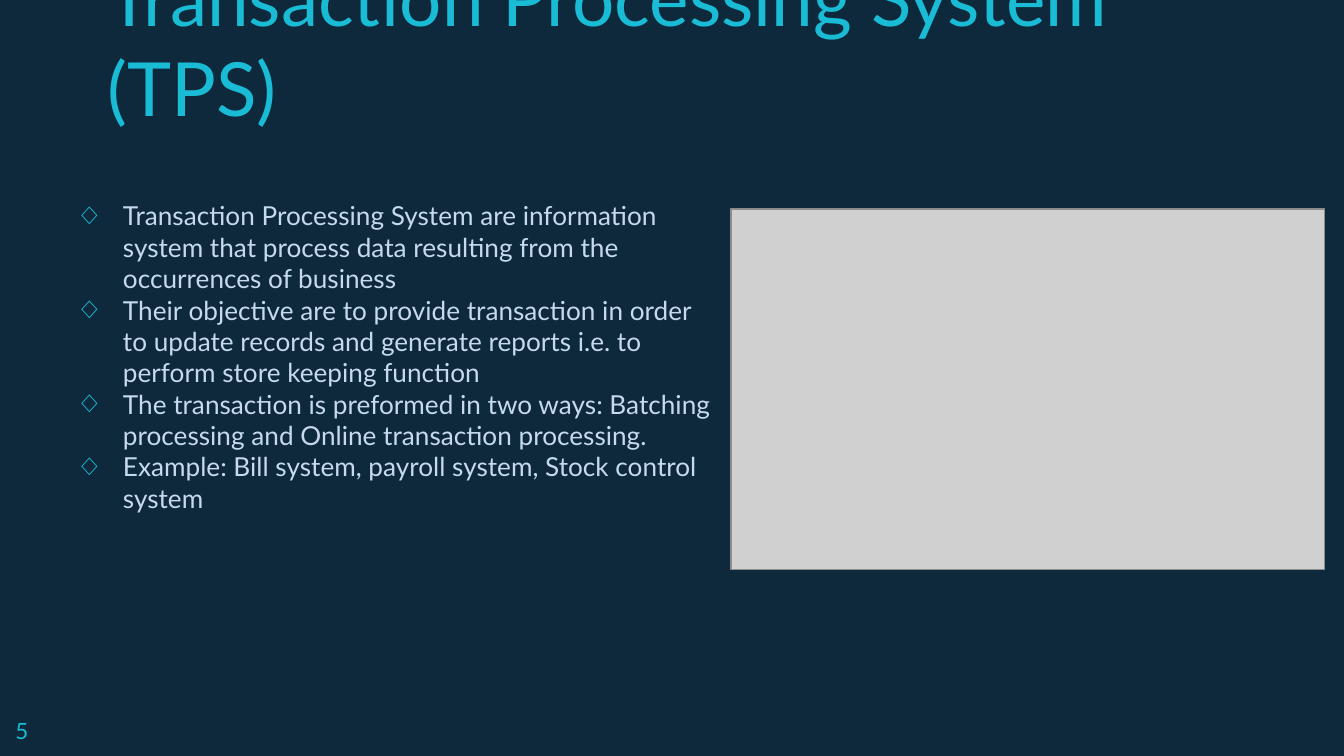
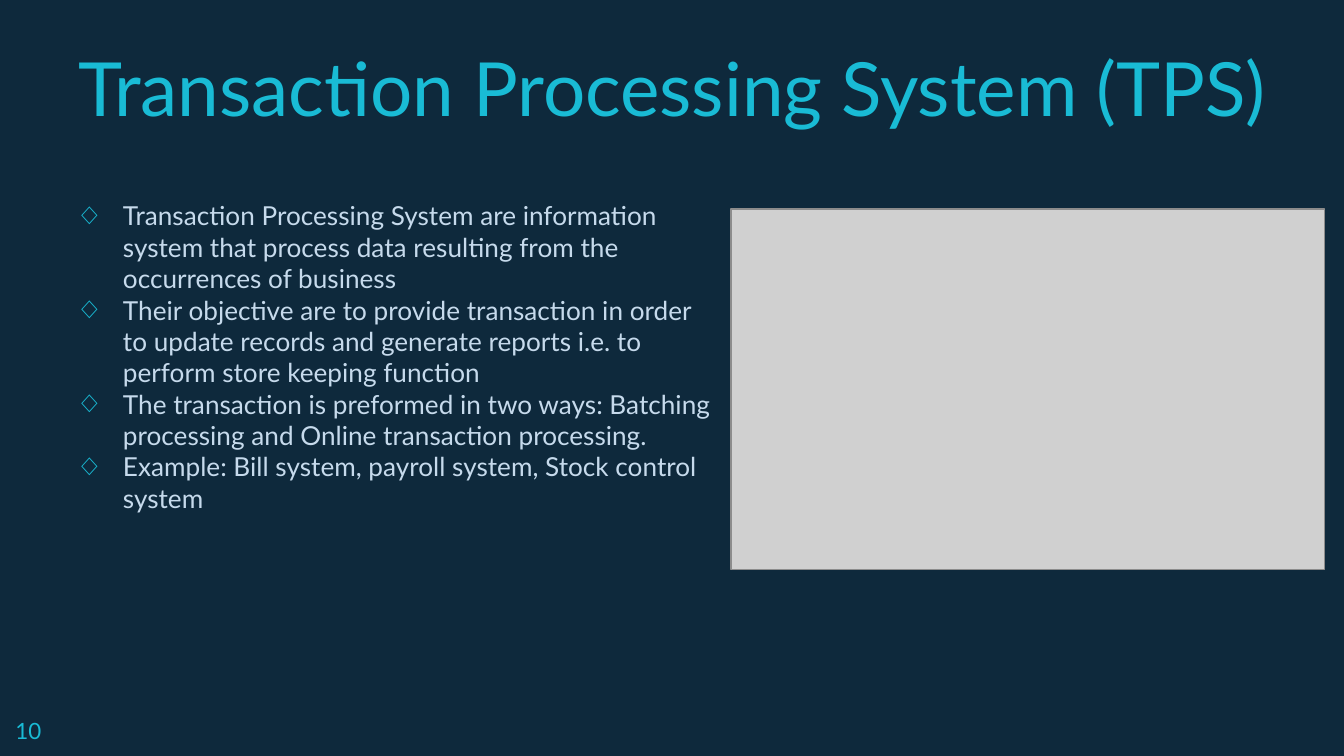
Before and after one commit to Andipstha/SAD-presentation, a slide deck: slide 10 of sad.pptx (slide 5 before the commit). Drawn at 1344x756 pixels with LibreOffice and Linux fonts; fonts in the diff are those of the drawing; grey boxes stand for pictures. Boxes give left, top, right and bottom in pixels: in the first picture for what was removed or moved away, otherwise in the second. Text is boxed around its words. In the diff, an @@ line names an element or a change of style, - is before the commit and + after.

```diff
--- a/sad.pptx
+++ b/sad.pptx
@@ title "Transaction Processing System (TPS)": place and size @@
-title "Transaction Processing System (TPS)" at <box>108,0,1107,127</box>
+title "Transaction Processing System (TPS)" at <box>78,58,1266,130</box>
@@ title "Transaction Processing System (TPS)" at <box>78,58,1266,130</box>: alignment left to centre @@
@@ page number at <box>15,723,41,739</box>: text changed @@
-5
+10
```
Also in this commit, not shown: 26 other slides changed, 10 slides added, 4 slides removed, 1 other file.
